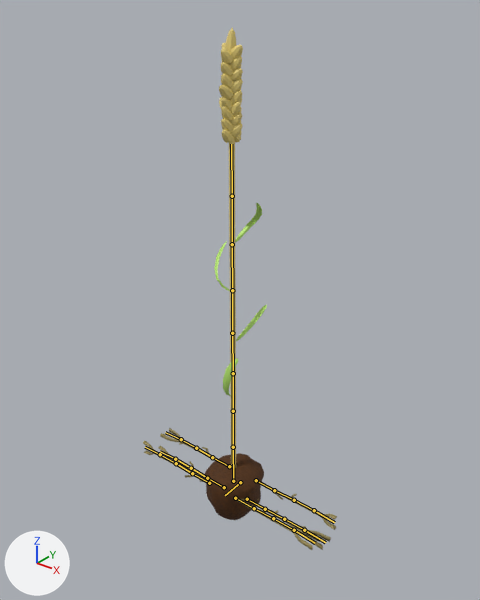
Two versions of the Blender file Assets/Models/Blender/player.blend, one commit apart.
The view is the same before and after, from a camera (50 mm lens) standing at (2.45, -2.99, 3.37) and looking at (-0.03, 0.11, 1.45). Arrows for +X, +Y and +Z are at lower left; the lights stay in place. The bones that bend it are drawn over the model as lines.

The first picture shows 'dirt clump', 'roots', 'stalk.033', 'stalk.034', 'stalk.035', 'stalk.036', 'stalk.037'.
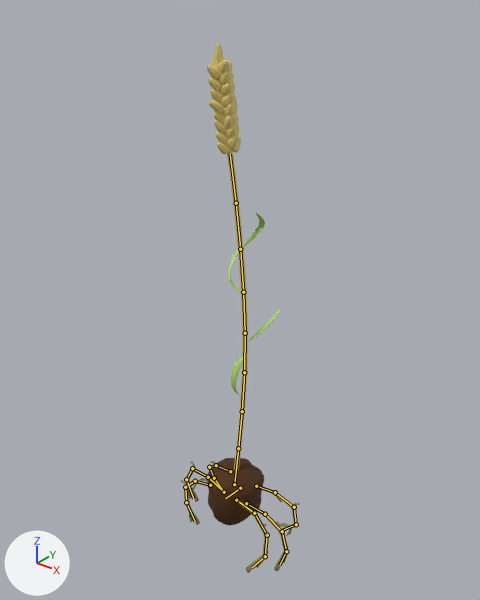
Commit message: Dedicated backwards walk cycle

The newer file adds an action. The first version stands in its rest pose; the second is drawn at frame 12 of the action 'walk cycle back'.

Diff of the bpy script that builds the scene:
```diff
--- a/Assets/Models/Blender/player.blend.py
+++ b/Assets/Models/Blender/player.blend.py
@@ bone_blegt_r @@
 bone_blegt_r = bpy.data.objects['leg rig'].pose.bones['blegt.r']
-bone_blegt_r.location = (0.0, 0.0, 0.0)
+bone_blegt_r.location = (0.47, -0.512, -0.185)
@@ bone_flegt_r @@
 bone_flegt_r = bpy.data.objects['leg rig'].pose.bones['flegt.r']
-bone_flegt_r.location = (0.0, 0.0, 0.0)
+bone_flegt_r.location = (0.478, -0.525, -0.038)
@@ bone_flegt_l @@
 bone_flegt_l = bpy.data.objects['leg rig'].pose.bones['flegt.l']
-bone_flegt_l.location = (0.0, 0.0, 0.0)
+bone_flegt_l.location = (0.45, -0.451, -0.095)
@@ bone_blegt_l @@
 bone_blegt_l = bpy.data.objects['leg rig'].pose.bones['blegt.l']
-bone_blegt_l.location = (0.0, 0.0, 0.0)
+bone_blegt_l.location = (0.453, -0.382, 0.041)
@@ bone_mlegt_l @@
 bone_mlegt_l = bpy.data.objects['leg rig'].pose.bones['mlegt.l']
-bone_mlegt_l.location = (0.0, 0.0, 0.0)
+bone_mlegt_l.location = (0.361, -0.446, -0.009)
@@ bone_mlegt_r @@
 bone_mlegt_r = bpy.data.objects['leg rig'].pose.bones['mlegt.r']
-bone_mlegt_r.location = (0.0, 0.0, 0.0)
+bone_mlegt_r.location = (0.347, -0.303, -0.007)
@@ bone_root @@
 bone_root = bpy.data.objects['leg rig'].pose.bones['root']
-bone_root.location = (0.0, 0.0, 0.0)
-bone_root.rotation_quaternion = (1.0, 0.0, 0.0, 0.0)  # degrees (0, 0, 0)
+bone_root.location = (-0.054, 0.0, 0.0)
+bone_root.rotation_quaternion = (0.998, 0.0, 0.0, -0.065)  # degrees (0, 0, -7)
@@ bone_stalk_002 @@
 bone_stalk_002 = bpy.data.objects['leg rig'].pose.bones['stalk.002']  # child of 'stalk.001'
-bone_stalk_002.rotation_quaternion = (1.0, 0.0, 0.0, 0.0)  # degrees (0, 0, 0)
+bone_stalk_002.rotation_quaternion = (0.989, 0.0, -0.148, 0.009)  # degrees (0, -17, 1)
@@ bone_stalk_control @@
 bone_stalk_control = bpy.data.objects['leg rig'].pose.bones['stalk control']  # child of 'root'
-bone_stalk_control.location = (0.0, 0.0, 0.0)
+bone_stalk_control.location = (-0.003, 0.345, 0.039)
```

What differs and where, as boxes (x1, y1, x2, y2) in the pictures (480 x 600 px):
'stalk.033', posed (68% wider): before (219, 27, 243, 468); after (207, 42, 248, 471)
'dirt clump', posed: before (205, 453, 264, 520); after (207, 458, 264, 525)
'roots', posed (38% narrower, 8% shorter): before (143, 428, 337, 550); after (181, 461, 300, 573)
'stalk.034', posed (6% narrower): before (223, 358, 238, 396); after (231, 356, 245, 395)
'stalk.037', posed (21% narrower, 15% shorter): before (235, 203, 262, 242); after (244, 213, 265, 246)
'stalk.035', posed (14% shorter): before (236, 305, 267, 341); after (249, 310, 280, 341)
'stalk.036', posed: before (214, 241, 230, 291); after (228, 248, 241, 292)
bone 'root', root to tip: before (240, 482) to (225, 495); after (240, 488) to (225, 498)
bone 'stalk.002', root to tip: before (233, 411) to (233, 373); after (242, 411) to (244, 372)
